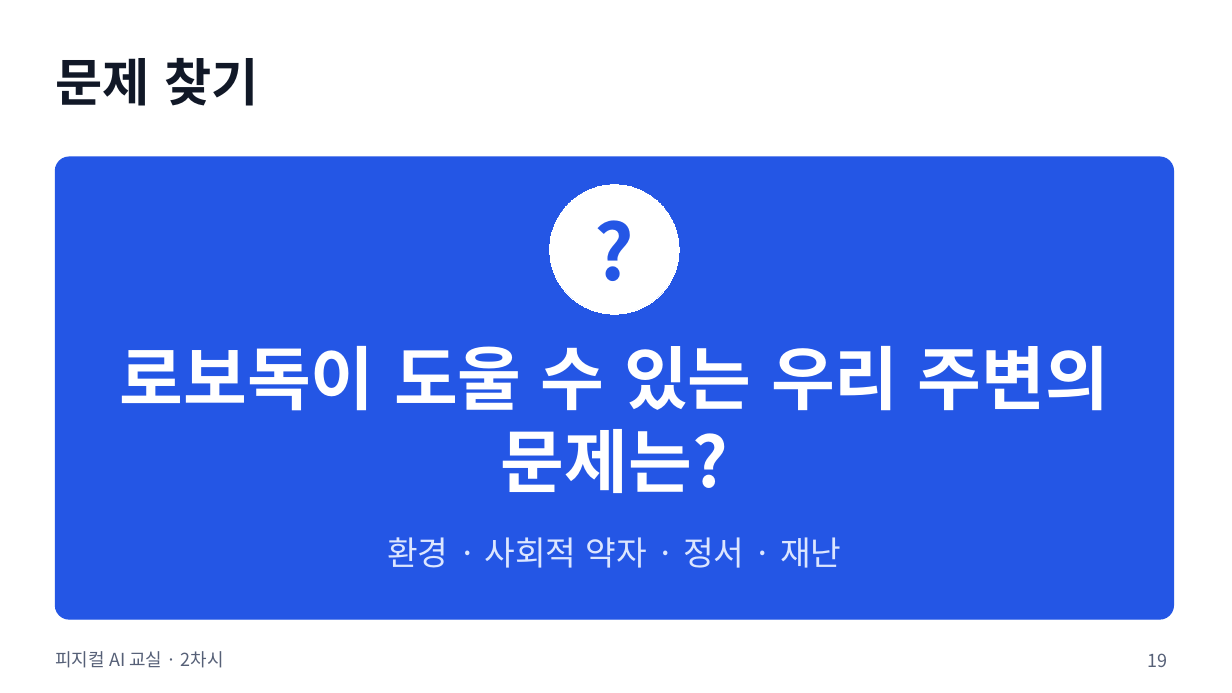
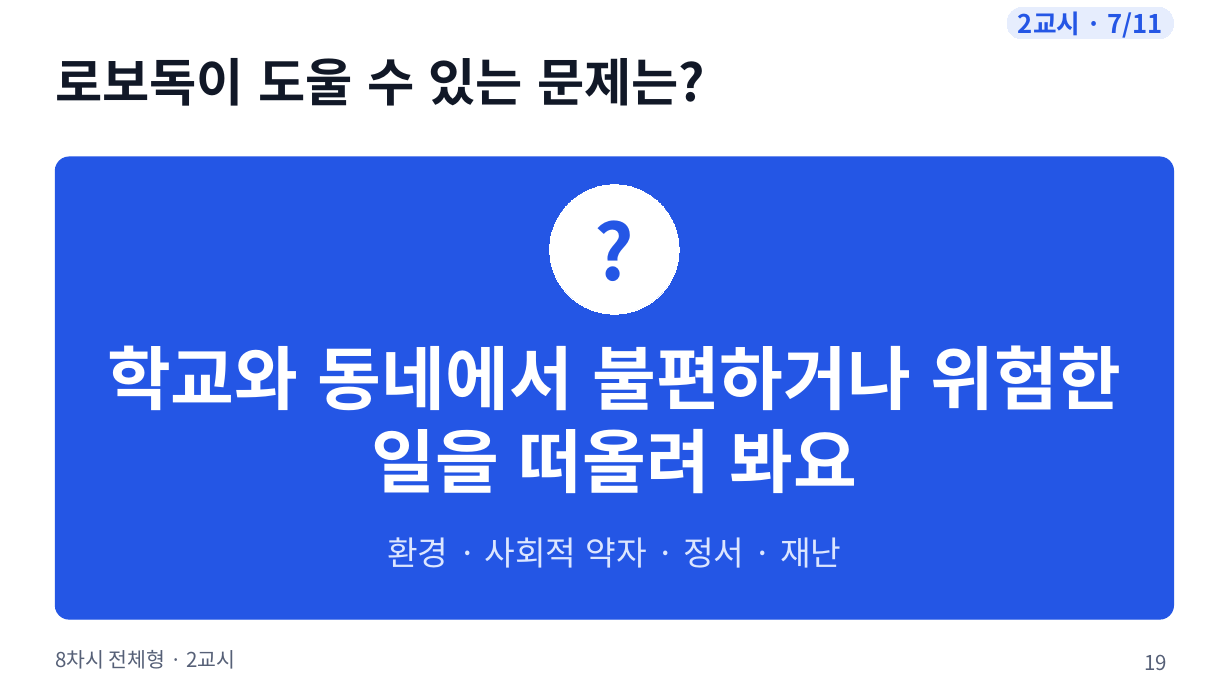
Before and after one commit to boundaryx01-uniquelife/microbit, a slide deck: slide 19 of materials/8차시_전체형/8차시_수업슬라이드.pptx. Drawn at 1232x693 pixels with LibreOffice and Linux fonts; fonts in the diff are those of the drawing. Boxes give left, top, right and bottom in pixels: in the first picture for what was removed or moved away, otherwise in the second. Text is boxed around its words. In the diff, an @@ line names an element or a change of style, - is before the commit and + after.

```diff
--- a/materials/8차시_전체형/8차시_수업슬라이드.pptx
+++ b/materials/8차시_전체형/8차시_수업슬라이드.pptx
@@ rounded rectangle added at (1007,7,1174,39), fill #E6EDFD, outline #E6EDFD 0.75 pt, 20 pt, text #2456E5, bold @@
+2교시 · 7/11
@@ text at (55,58,705,106): text changed @@
-문제 찾기
+로보독이 도울 수 있는 문제는?
@@ text at (107,345,1121,494): text changed @@
-로보독이 도울 수 있는 우리 주변의 문제는?
+학교와 동네에서 불편하거나 위험한 일을 떠올려 봐요
@@ text at (55,650,235,669): text changed; size 14 to 16 pt @@
-피지컬 AI 교실 · 2차시
+8차시 전체형 · 2교시
@@ page number at (1144,655,1167,670): size 14 to 16 pt @@
```
Also in this commit, not shown: 90 other slides changed, 20 other files.
